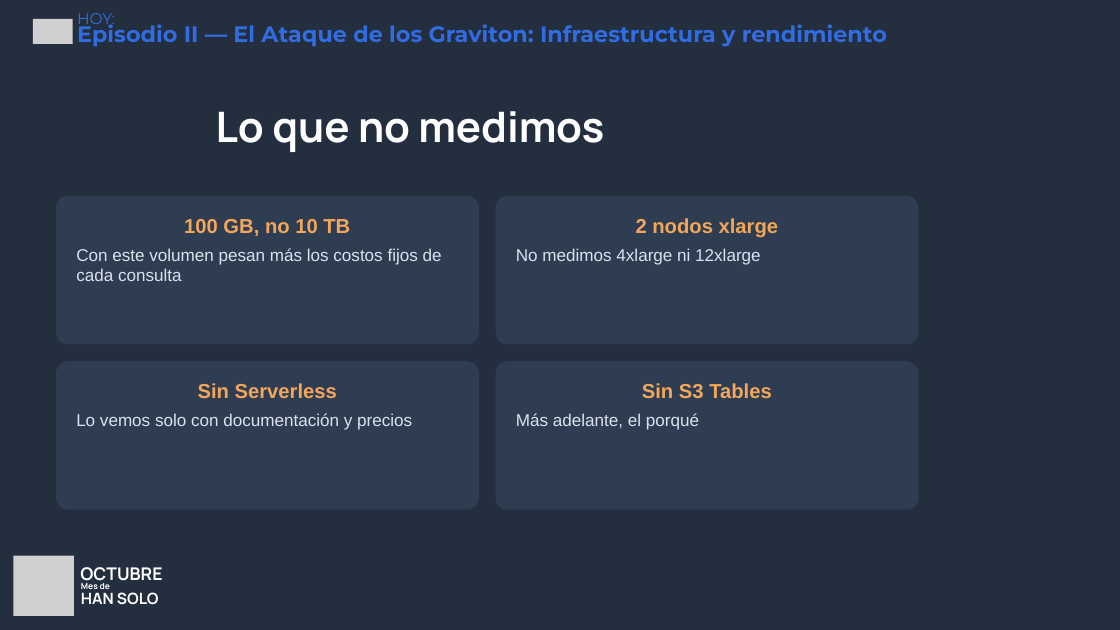
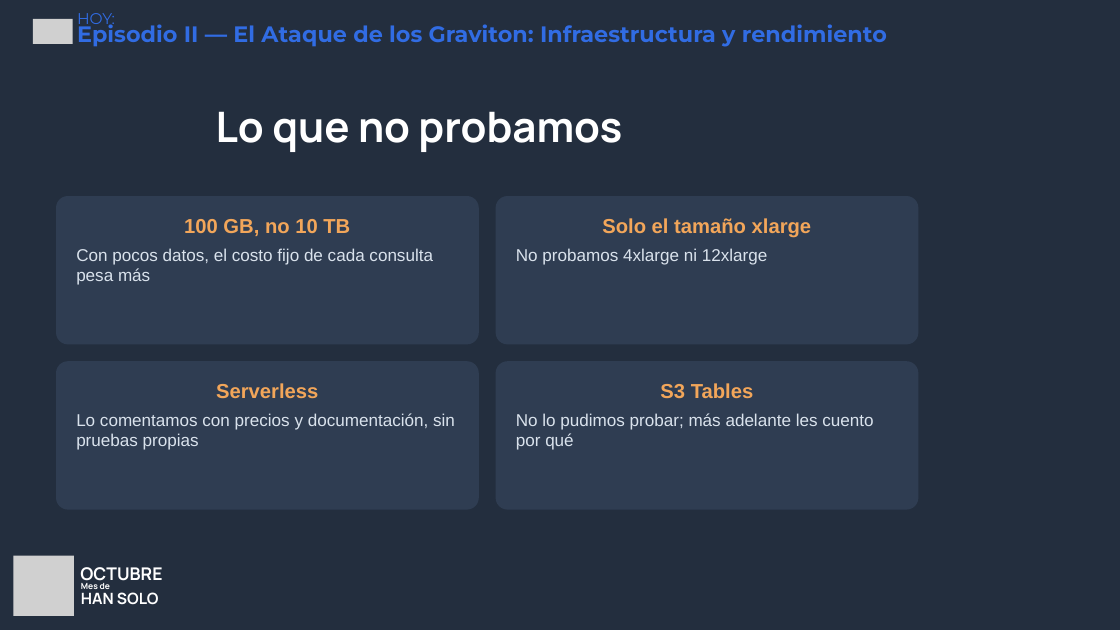
Before and after one commit to andrezc98/redshift-redemption, a slide deck: slide 12 of slides/redshift-redemption.pptx. Drawn at 1120x630 pixels with LibreOffice and Linux fonts; fonts in the diff are those of the drawing; grey boxes stand for pictures; background and template pictures are left out. Boxes give left, top, right and bottom in pixels: in the first picture for what was removed or moved away, otherwise in the second. Text is boxed around its words. In the diff, an @@ line names an element or a change of style, - is before the commit and + after.

```diff
--- a/slides/redshift-redemption.pptx
+++ b/slides/redshift-redemption.pptx
@@ text at (216, 111, 622, 152): text changed @@
-Lo que no medimos
+Lo que no probamos
@@ text in rounded rectangle at (516, 218, 812, 265): text changed @@
-2 nodos xlarge
-No medimos 4xlarge ni 12xlarge
+Solo el tamaño xlarge
+No probamos 4xlarge ni 12xlarge
@@ text in rounded rectangle at (76, 248, 433, 285): text changed @@
-Con este volumen pesan más los costos fijos de cada consulta
+Con pocos datos, el costo fijo de cada consulta pesa más
@@ text in rounded rectangle at (76, 383, 455, 450): text changed @@
-Sin Serverless
-Lo vemos solo con documentación y precios
+Serverless
+Lo comentamos con precios y documentación, sin pruebas propias
@@ text in rounded rectangle at (516, 383, 873, 450): text changed @@
-Sin S3 Tables
-Más adelante, el porqué
+S3 Tables
+No lo pudimos probar; más adelante les cuento por qué
```
Also in this commit, not shown: 28 other slides changed, 5 other files.
